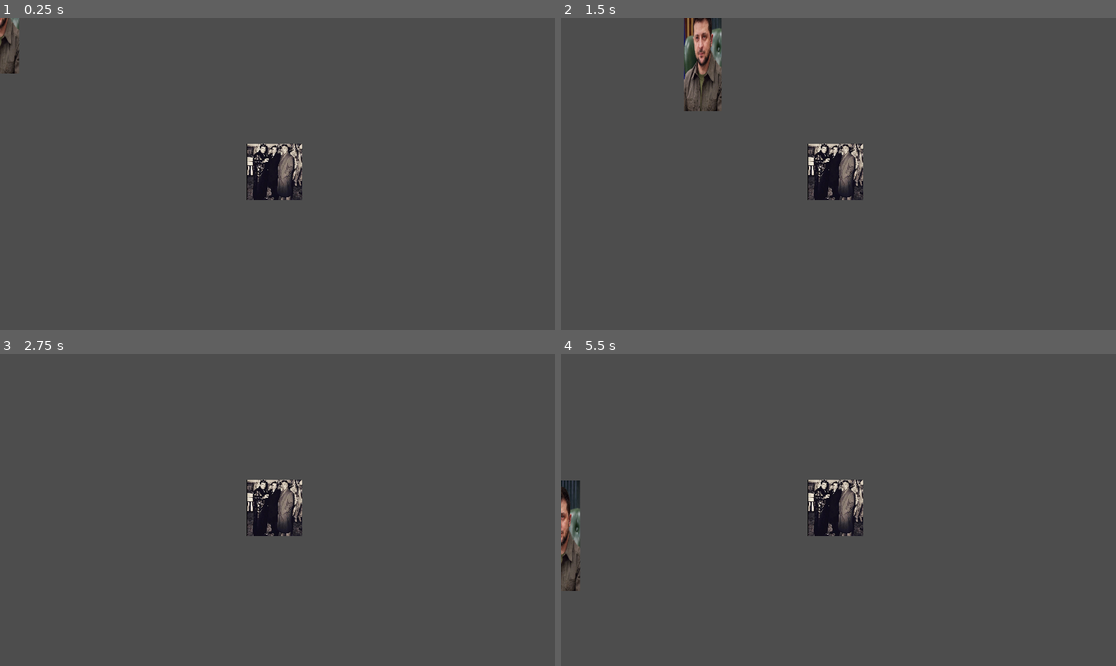
Above: before the commit, frames 1-4 (two rows, left to right).
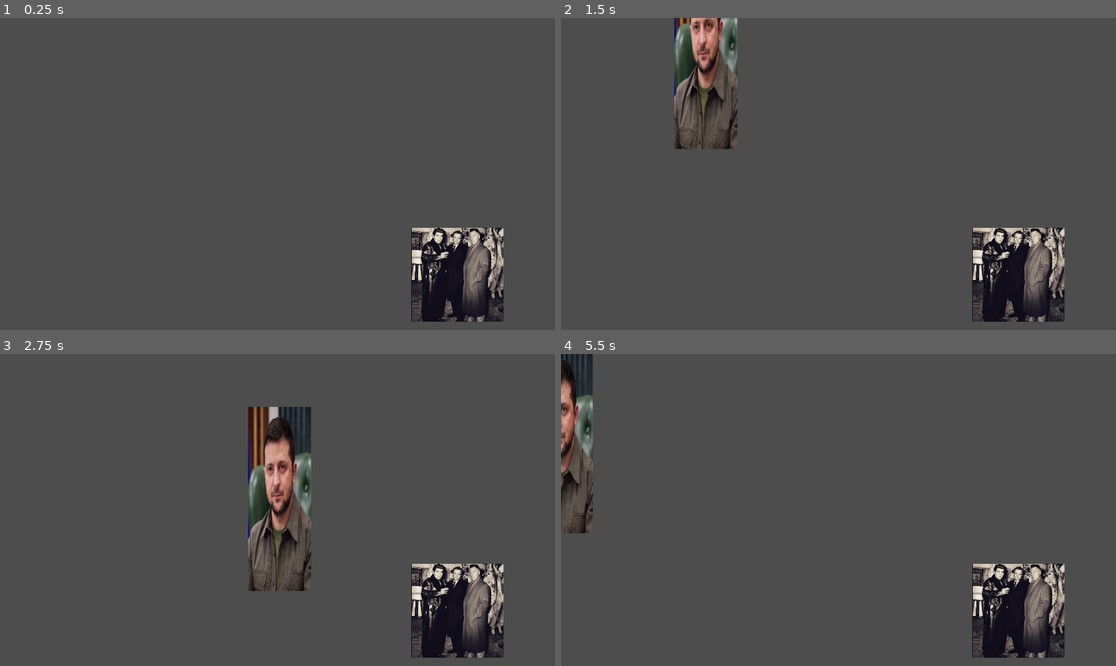
Above: after the commit, the same moments.

Repository: Hichkas47/Project-MITRA
Game: Godot game, scene res://main.tscn
The game is run twice, just before and just after one commit, with the same random seed, the same clock (stepped at 60 frames per second) and the same inputs.
Inputs:
- Up to frame 1 (0.25 s): no input
- Up to frame 2 (1.5 s): tap Enter at 0.5 s; hold Right (right) 0.53-1.28 s; hold A (attack) 0.53-1.28 s; hold Down (down) from 1.28 s (still down); tap A (attack) at 1.35 s
- Up to frame 3 (2.75 s): release Down (down) at 2.03 s; hold Right (right) from 2.03 s (still down); hold A (attack) from 2.03 s (still down)
- Up to frame 4 (5.5 s): release Right (right) at 2.78 s; release A (attack) at 2.78 s; hold Up (up) 2.78-3.53 s; tap A (attack) at 2.85, 4.35 s; hold A (attack) 3.53-4.28 s; hold Left (left) 3.53-5.03 s; hold Down (down) from 5.03 s (still down); hold A (attack) from 5.03 s (still down)

The runs differ from the first frame. In frame 1, 6.2% of the frame differs, in the area x 0-91%, y 0-98%; in frame 2, 8.7%; in frame 3, 9.4%, in the area x 44-91%, y 16-98%; in frame 4, 8.7%.

Commit message:
combo and hp mec

Diff:
--- a/enemy.gd
+++ b/enemy.gd
@@ -1,5 +1,12 @@
 extends StaticBody2D
+
+@export var hp = 4
 
 func _on_area_body_entered(body):
 	if body.is_in_group("player"):
+		hp = hp - 1
+		print("ookh")
+
+func _process(delta):
+	if hp < 1 :
 		queue_free()
--- a/enemy.tscn
+++ b/enemy.tscn
@@ -1,13 +1,10 @@
-[gd_scene load_steps=5 format=3 uid="uid://bm22jte8dnuc1"]
+[gd_scene load_steps=4 format=3 uid="uid://bm22jte8dnuc1"]
 
 [ext_resource type="Script" path="res://enemy.gd" id="1_agdg0"]
 [ext_resource type="Texture2D" uid="uid://dt0a2kuds2fyh" path="res://FZz68EgUcAAcIQH.jpg" id="1_j15v1"]
 
 [sub_resource type="RectangleShape2D" id="RectangleShape2D_1egvp"]
 size = Vector2(764, 777)
-
-[sub_resource type="RectangleShape2D" id="RectangleShape2D_v48qs"]
-size = Vector2(659, 665)
 
 [node name="enemy" type="StaticBody2D"]
 script = ExtResource("1_agdg0")
@@ -25,9 +22,5 @@
 scale = Vector2(0.698973, 0.698973)
 texture = ExtResource("1_j15v1")
 
-[node name="CollisionShape2D" type="CollisionShape2D" parent="."]
-position = Vector2(-11.5, 7.5)
-shape = SubResource("RectangleShape2D_v48qs")
-
 [connection signal="body_entered" from="area" to="." method="_on_area_body_entered"]
 [connection signal="body_shape_entered" from="area" to="." method="_on_area_body_shape_entered"]
--- a/player.gd
+++ b/player.gd
@@ -1,38 +1,32 @@
 extends CharacterBody2D
 
-var speedx = 0
-var speedy = 0
+@export var speed = 400
+var pnom = 0
+@onready var dur = $Timer.time_left
+func get_input():
+	var input_direction = Input.get_vector("left", "right", "up", "down")
+	velocity = input_direction * speed
 
-@onready var animplay = $AnimationPlayer
+func punching():
+	if Input.is_action_just_pressed("attack"):
+		$Timer.start()
 
-func _process(delta):
+		if dur > 0 :
+			if $Timer2.time_left < 0.1:
+				$Timer2.start()
+				print("punched")
+				print(pnom)
+				$AnimationPlayer.play("fist")
+				pnom = pnom + 1
 
-	if Input.is_action_pressed("attack"):
-		animplay.play("fist")
+	if $Timer.time_left < 0.1:
+		pnom = 0
+	if pnom > 4:
+		pnom = 0
 
-	if Input.is_action_pressed("right"):
-		speedx = min(700, speedx + 100)
-	if Input.is_action_pressed("left"):
-		speedx = max(-700, speedx - 100)
-	if Input.is_action_just_released("right") or Input.is_action_just_released("left"):
-		speedx = 0
+func _physics_process(delta):
+	var dur = $Timer.time_left
 
-	if Input.is_action_pressed("up"):
-		speedy = min(700, speedy - 100)
-	if Input.is_action_pressed("down"):
-		speedy = max(-700, speedy + 100)
-	if Input.is_action_just_released("up") or Input.is_action_just_released("down"):
-		speedy = 0
-
-	var diffx = speedx * delta
-	var diffy = speedy * delta
-
-	if speedx > 0:
-		position.x = min(position.x + diffx, 1920)
-	elif speedx < 0:
-		position.x = max(position.x + diffx, 0)
-
-	if speedy < 0:
-		position.y = min(position.y + diffy, 1080)
-	elif speedy > 0:
-		position.y = max(position.y + diffy, 0)
+	get_input()
+	move_and_slide()
+	punching()
--- a/player.tscn
+++ b/player.tscn
@@ -2,35 +2,13 @@
 
 [ext_resource type="Script" path="res://player.gd" id="1_sv2a0"]
 [ext_resource type="Texture2D" uid="uid://natgul82w4w0" path="res://Volodymyr_Zelensky_(51941720577)_(cropped).jpg" id="2_0nvgt"]
-
-[sub_resource type="RectangleShape2D" id="RectangleShape2D_2oic1"]
-size = Vector2(132.5, 382.5)
-
-[sub_resource type="RectangleShape2D" id="RectangleShape2D_4ib7m"]
-size = Vector2(42, 32)
-
-[sub_resource type="Animation" id="Animation_obtq5"]
-resource_name = "fist"
-length = 0.5
-tracks/0/type = "value"
-tracks/0/imported = false
-tracks/0/enabled = true
-tracks/0/path = NodePath("fist/fist_collision:disabled")
-tracks/0/interp = 1
-tracks/0/loop_wrap = true
-tracks/0/keys = {
-"times": PackedFloat32Array(0, 0.5),
-"transitions": PackedFloat32Array(1, 1),
-"update": 1,
-"values": [false, true]
-}
 
 [sub_resource type="Animation" id="Animation_6ap67"]
 length = 0.001
 tracks/0/type = "value"
 tracks/0/imported = false
 tracks/0/enabled = true
-tracks/0/path = NodePath("fist/fist_collision:disabled")
+tracks/0/path = NodePath("fist_collision:disabled")
 tracks/0/interp = 1
 tracks/0/loop_wrap = true
 tracks/0/keys = {
@@ -39,6 +17,46 @@
 "update": 1,
 "values": [false]
 }
+tracks/1/type = "value"
+tracks/1/imported = false
+tracks/1/enabled = true
+tracks/1/path = NodePath("player sprite:visible")
+tracks/1/interp = 1
+tracks/1/loop_wrap = true
+tracks/1/keys = {
+"times": PackedFloat32Array(0),
+"transitions": PackedFloat32Array(1),
+"update": 1,
+"values": [false]
+}
+
+[sub_resource type="Animation" id="Animation_obtq5"]
+resource_name = "fist"
+length = 0.5
+tracks/0/type = "value"
+tracks/0/imported = false
+tracks/0/enabled = true
+tracks/0/path = NodePath("fist_collision:disabled")
+tracks/0/interp = 1
+tracks/0/loop_wrap = true
+tracks/0/keys = {
+"times": PackedFloat32Array(0, 0.05),
+"transitions": PackedFloat32Array(1, 1),
+"update": 1,
+"values": [false, true]
+}
+tracks/1/type = "value"
+tracks/1/imported = false
+tracks/1/enabled = true
+tracks/1/path = NodePath("player sprite:visible")
+tracks/1/interp = 1
+tracks/1/loop_wrap = true
+tracks/1/keys = {
+"times": PackedFloat32Array(0, 0.1),
+"transitions": PackedFloat32Array(1, 1),
+"update": 1,
+"values": [false, true]
+}
 
 [sub_resource type="AnimationLibrary" id="AnimationLibrary_qq0mo"]
 _data = {
@@ -46,25 +64,42 @@
 "fist": SubResource("Animation_obtq5")
 }
 
-[node name="player" type="CharacterBody2D"]
+[sub_resource type="RectangleShape2D" id="RectangleShape2D_2oic1"]
+size = Vector2(132.5, 382.5)
+
+[sub_resource type="RectangleShape2D" id="RectangleShape2D_4ib7m"]
+size = Vector2(72, 102)
+
+[node name="player" type="CharacterBody2D" groups=["player"]]
 script = ExtResource("1_sv2a0")
 
+[node name="AnimationPlayer" type="AnimationPlayer" parent="."]
+method_call_mode = 1
+libraries = {
+"": SubResource("AnimationLibrary_qq0mo")
+}
+
 [node name="player sprite" type="Sprite2D" parent="."]
+visible = false
 position = Vector2(0.5, 0.766622)
 scale = Vector2(0.132323, 0.278969)
 texture = ExtResource("2_0nvgt")
+
+[node name="Timer" type="Timer" parent="."]
+wait_time = 0.7
+one_shot = true
+autostart = true
+
+[node name="Timer2" type="Timer" parent="."]
+wait_time = 0.5
+one_shot = true
+autostart = true
 
 [node name="playercollision" type="CollisionShape2D" parent="."]
 position = Vector2(0.25, 1.75)
 shape = SubResource("RectangleShape2D_2oic1")
 
-[node name="fist" type="Area2D" parent="." groups=["player"]]
-
-[node name="fist_collision" type="CollisionShape2D" parent="fist"]
-position = Vector2(135, -87)
+[node name="fist_collision" type="CollisionShape2D" parent="."]
+position = Vector2(150, -52)
 shape = SubResource("RectangleShape2D_4ib7m")
-
-[node name="AnimationPlayer" type="AnimationPlayer" parent="."]
-libraries = {
-"": SubResource("AnimationLibrary_qq0mo")
-}
+debug_color = Color(0, 0.6, 0.701961, 0.419608)
--- a/project.godot
+++ b/project.godot
@@ -10,15 +10,10 @@
 
 [application]
 
-config/name="Project MITRA"
+config/name="holy dimensions"
 run/main_scene="res://main.tscn"
 config/features=PackedStringArray("4.0", "Forward Plus")
 config/icon="res://icon.svg"
-
-[display]
-
-window/size/viewport_width=1920
-window/size/viewport_height=1080
 
 [input]
 
@@ -47,3 +42,7 @@
 "events": [Object(InputEventKey,"resource_local_to_scene":false,"resource_name":"","device":-1,"window_id":0,"alt_pressed":false,"shift_pressed":false,"ctrl_pressed":false,"meta_pressed":false,"pressed":false,"keycode":0,"physical_keycode":65,"key_label":0,"unicode":97,"echo":false,"script":null)
 ]
 }
+
+[rendering]
+
+renderer/rendering_method="gl_compatibility"
